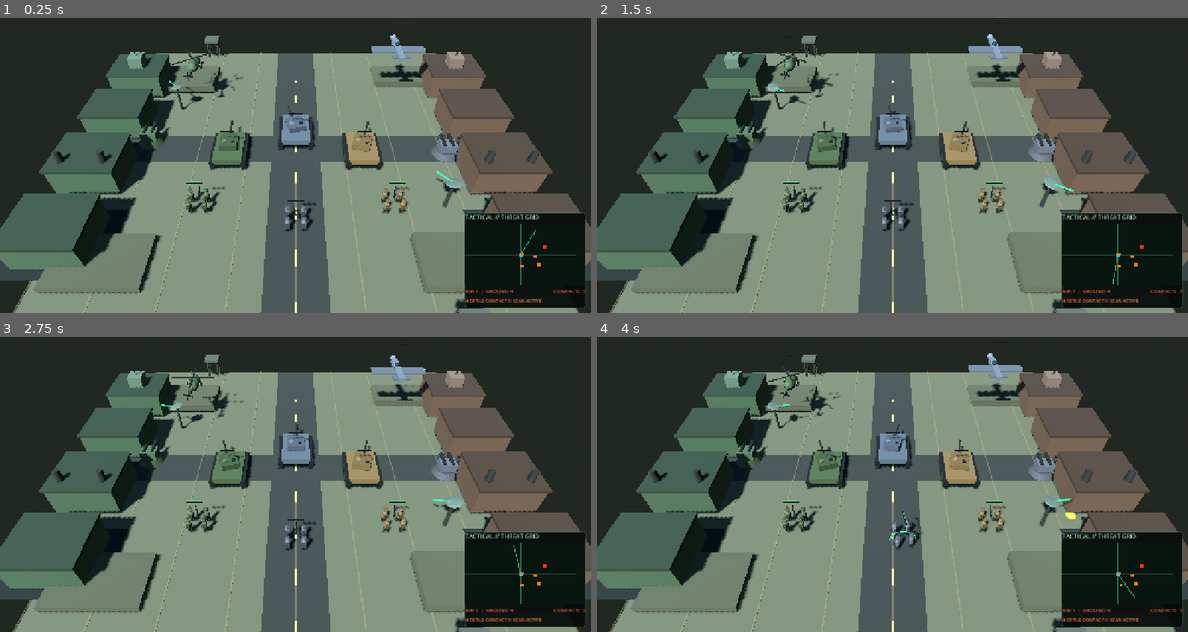
Above: before the commit, frames 1-4 (two rows, left to right).
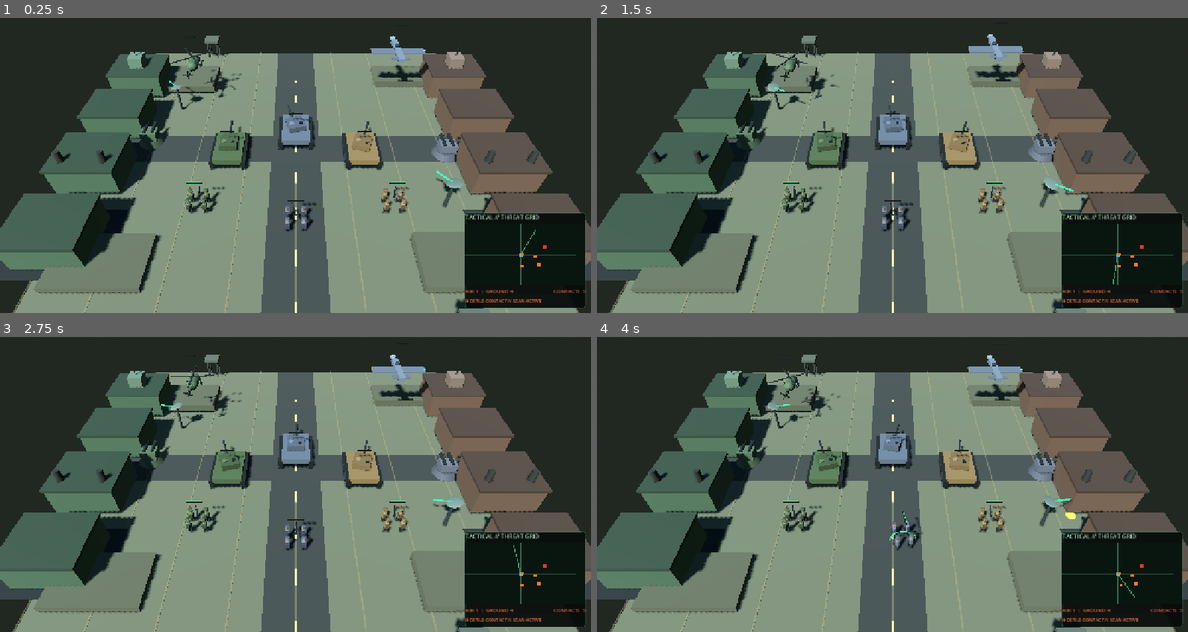
Above: after the commit, the same moments.

Repository: Jamalalbaroty/storm-generals-mobil
Game: Godot game, scene res://prototype_3d/battlefield_3d.tscn
Same seed, same stepped clock (60 frames per second), same inputs: the game is played once before the commit and once after it. This scene is started directly instead of the project's main scene.
Inputs (mouse positions are in pixels of both pictures, inside the frame that each line leads up to):
- Up to frame 1 (0.25 s): no input
- Up to frame 2 (1.5 s): move the mouse to (1022, 130) at 0.52 s; click (1022, 130) at 0.67 s; drag from (774, 162) to (862, 212) at 1.27 s
- Up to frame 3 (2.75 s): move the mouse to (354, 393) at 2.02 s; click (354, 393) at 2.17 s
- Up to frame 4 (4 s): drag from (862, 531) to (715, 416) at 2.77 s; move the mouse to (1069, 516) at 3.52 s; click (1069, 516) at 3.67 s

The runs differ from the first frame. In frame 1, 0.5% of the frame differs, in the area x 29-73%, y 5-67%; in frame 2, 0.3%; in frame 3, 0.4%; in frame 4, 0.5%.

Commit message:
fix: preserve stable 3D unit identity across gameplay array changes

Diff:
--- a/prototype_3d/battlefield_3d.gd
+++ b/prototype_3d/battlefield_3d.gd
@@ -55,6 +55,7 @@
 var wheel_last_positions: Dictionary = {}
 var game_building_nodes: Dictionary = {}
 var game_unit_nodes: Dictionary = {}
+var next_game_unit_sync_id := 1
 
 func _ready() -> void:
 	combat_fire_audio = _make_combat_audio(false)
@@ -323,7 +324,10 @@
 		var team := String(record.get("team", "player"))
 		var kind := String(record.get("kind", "tank"))
 		var faction_id := String(record.get("faction", "american"))
-		var key := "%s|%d|%s" % [team, index, kind]
+		if not record.has("3d_sync_id"):
+			record["3d_sync_id"] = next_game_unit_sync_id
+			next_game_unit_sync_id += 1
+		var key := "%s|%s|%s" % [team, str(record["3d_sync_id"]), kind]
 		active_keys[key] = true
 		var nx := clampf((source_pos.x - map_rect.position.x) / map_rect.size.x, 0.0, 1.0)
 		var nz := clampf((source_pos.y - map_rect.position.y) / map_rect.size.y, 0.0, 1.0)
